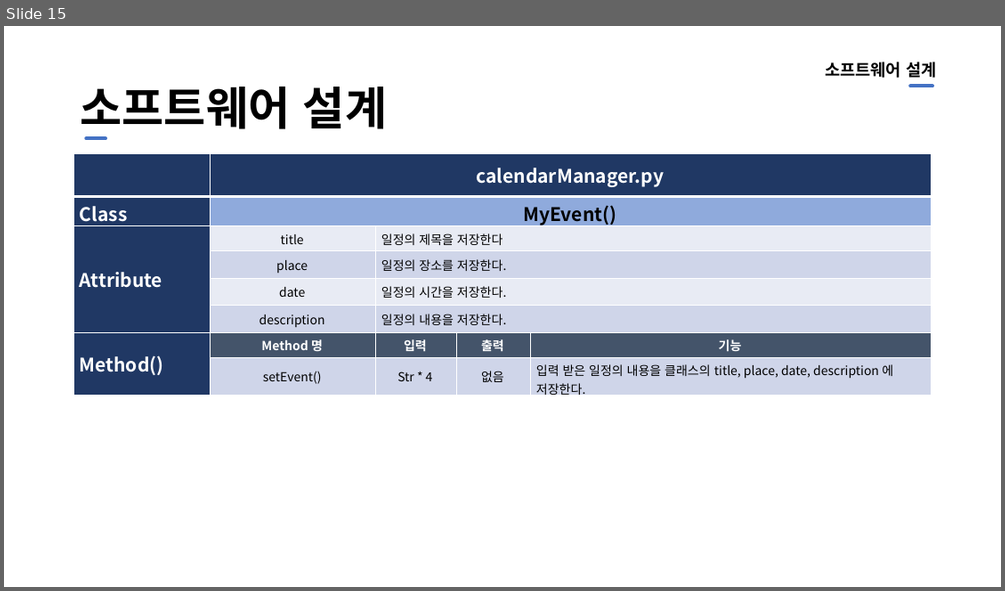
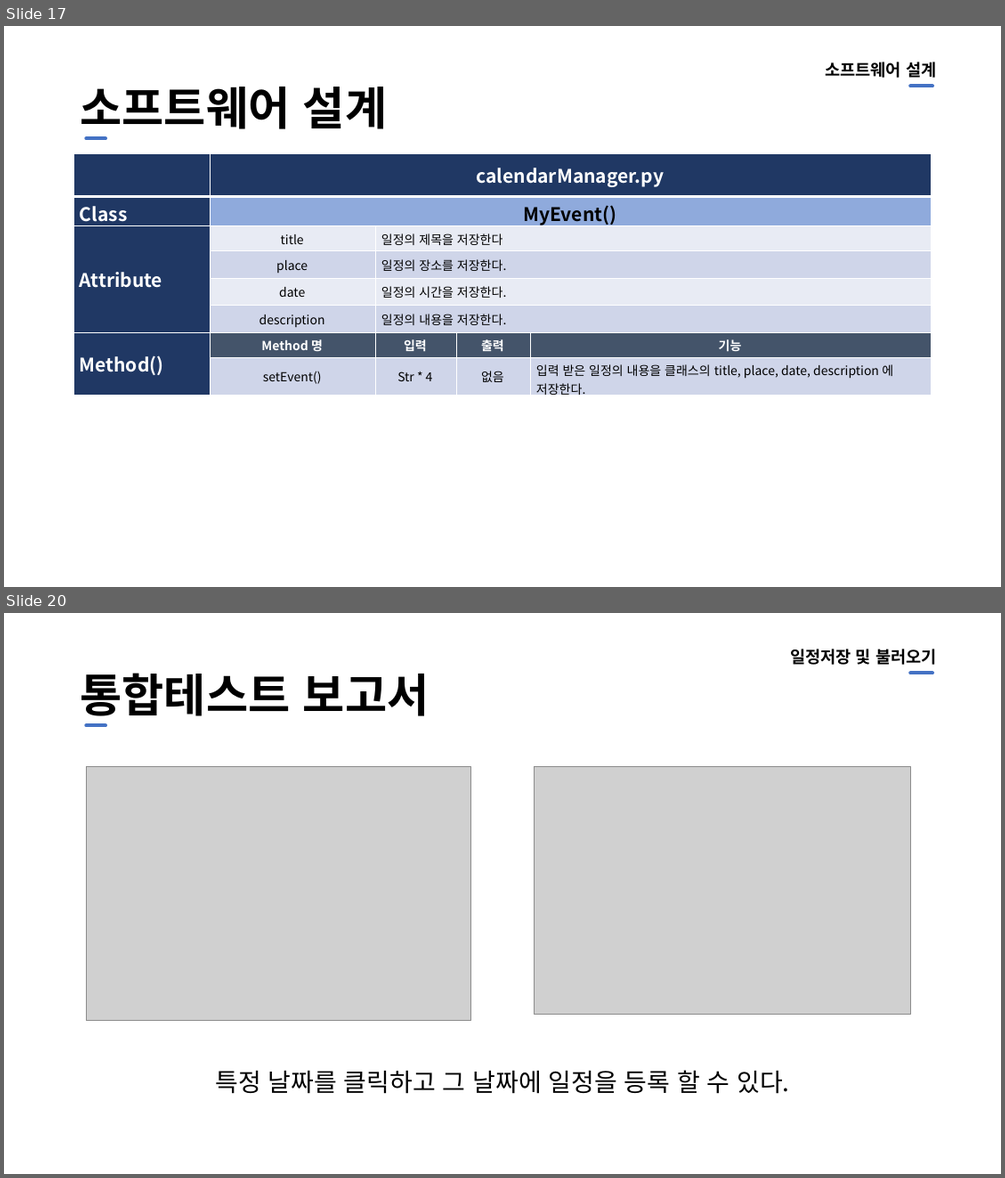
Before and after one commit to whismile/swpII_calendar, a slide deck: Adventure Design.pptx. Shown one above the other, each under a label of ours: slide 15 before the commit, slides 17 and 20 after it; the slides between them are not shown. The pictures are 1005x591 and 1005x1178 pixels, drawn with LibreOffice and Linux fonts; fonts in the diff are those of the drawing; grey boxes stand for pictures. Boxes give left, top, right and bottom in pixels: in the first picture for what was removed or moved away, otherwise in the second. Text is boxed around its words. In the diff, an @@ line names an element or a change of style, - is before the commit and + after.

```diff
--- a/Adventure Design.pptx
+++ b/Adventure Design.pptx
@@ slide 20 added at bbox=[4, 613, 1001, 1174], background #FFFFFF @@
@@ text added at bbox=[790, 649, 937, 665], 16 pt, text #000000, bold @@
+일정저장 및 불러오기
@@ title added at bbox=[80, 673, 429, 716], 44 pt, text #000000, bold @@
+통합테스트 보고서
@@ line added from (910, 673) to (933, 673), #4472C4 3.5 pt @@
@@ line added from (86, 725) to (105, 725), #4472C4 3.5 pt @@
@@ picture added at bbox=[86, 766, 470, 1021] @@
@@ picture added at bbox=[534, 766, 910, 1014] @@
@@ text added at bbox=[215, 1070, 789, 1094], 24 pt, text #000000 @@
+특정 날짜를 클릭하고 그 날짜에 일정을 등록 할 수 있다.
@@ what was slide 15 is now slide 17 @@
```
Also in this commit, not shown: 2 slides changed, 4 other slides added, 2 other files.
